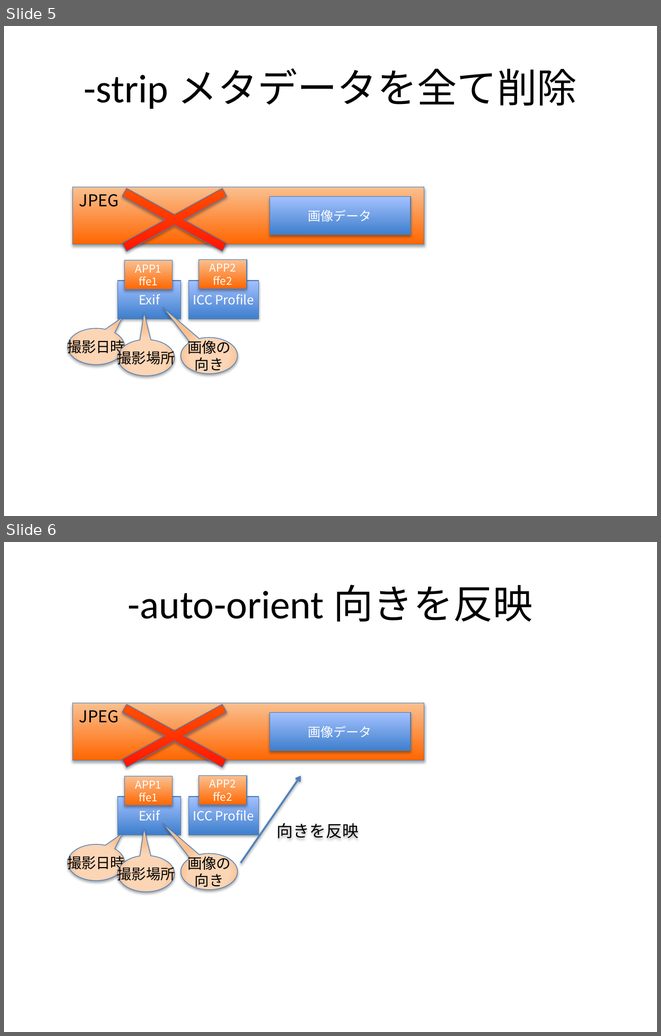
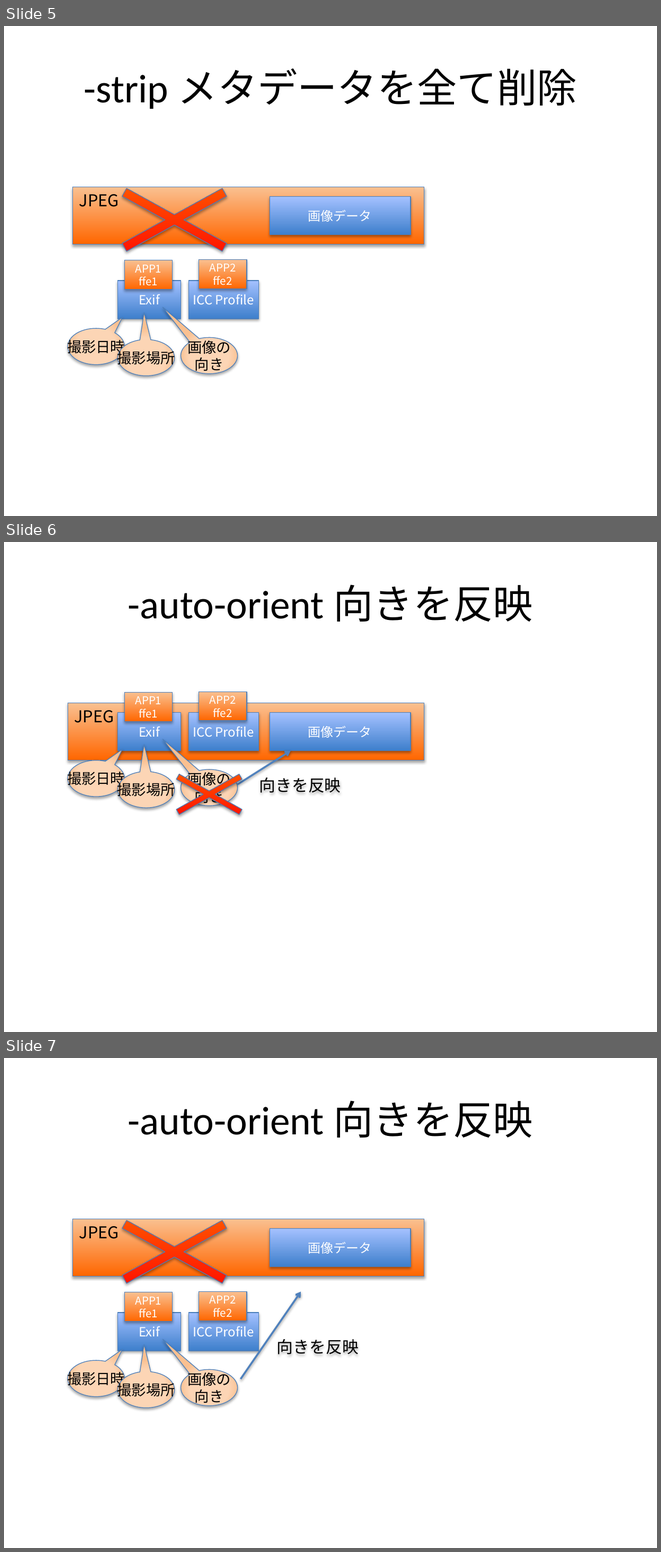
Before and after one commit to awmlabs/blog.awm.jp, a slide deck: content/2017/06/11/imicc.pptx. Shown one above the other, each under a label of ours: slides 5 and 6 before the commit, slides 5, 6 and 7 after it. The pictures are 661x1036 and 661x1552 pixels, drawn with LibreOffice and Linux fonts; fonts in the diff are those of the drawing. Boxes give left, top, right and bottom in pixels: in the first picture for what was removed or moved away, otherwise in the second. Text is boxed around its words. In the diff, an @@ line names an element or a change of style, - is before the commit and + after.

```diff
--- a/content/2017/06/11/imicc.pptx
+++ b/content/2017/06/11/imicc.pptx
@@ slide 6 added at [4, 542, 657, 1032], background #FFFFFF @@
@@ title added at [128, 584, 533, 622], 44 pt, text #000000 @@
+-auto-orient 向きを反映
@@ rectangle added at [125, 692, 173, 722], fill gradient #FF6600 to #FAC090, outline #4B7EBC 0.75 pt, 12 pt, text #FFFFFF @@
+APP1
+ffe1
@@ rectangle added at [199, 691, 246, 721], fill gradient #FF6600 to #FAC090, outline #4B7EBC 0.75 pt, 12 pt, text #FFFFFF @@
+APP2
+ffe2
@@ rectangle added at [68, 703, 424, 760], fill gradient #FF6600 to #FAC090, outline #4B7EBC 0.75 pt, 18 pt, text #000000 @@
+JPEG
@@ rectangle added at [117, 713, 180, 750], fill gradient #3F80CE to #A4C4FF, outline #4B7EBC 0.75 pt, 14 pt, text #FFFFFF @@
+Exif
@@ rectangle added at [189, 713, 258, 750], fill gradient #3F80CE to #A4C4FF, outline #4B7EBC 0.75 pt, 14 pt, text #FFFFFF @@
+ICC Profile
@@ rectangle added at [270, 713, 411, 750], fill gradient #3F80CE to #A4C4FF, outline #4B7EBC 0.75 pt, 14 pt, text #FFFFFF @@
+画像データ
@@ speech bubble added at [68, 760, 125, 796], fill gradient #FCD5B5 to #FAC090, outline #4B7EBC 0.75 pt, 16 pt, text #000000 @@
+撮影日時
@@ cross added at [149, 760, 270, 828], fill gradient #FF0000 to #FF6600, outline #4B7EBC 0.75 pt @@
@@ arrow added from (238, 784) to (291, 751), #4F81BD 2 pt @@
@@ speech bubble added at [117, 771, 175, 808], fill gradient #FCD5B5 to #FAC090, outline #4B7EBC 0.75 pt, 16 pt, text #000000 @@
+撮影場所
@@ speech bubble added at [181, 769, 238, 806], fill gradient #FCD5B5 to #FAC090, outline #4B7EBC 0.75 pt, 16 pt, text #000000 @@
+画像の
+向き
@@ text added at [259, 777, 341, 793], 18 pt, text #000000 @@
+向きを反映
@@ what was slide 6 is now slide 7 @@
```
Also in this commit, not shown: 1 slide changed.
